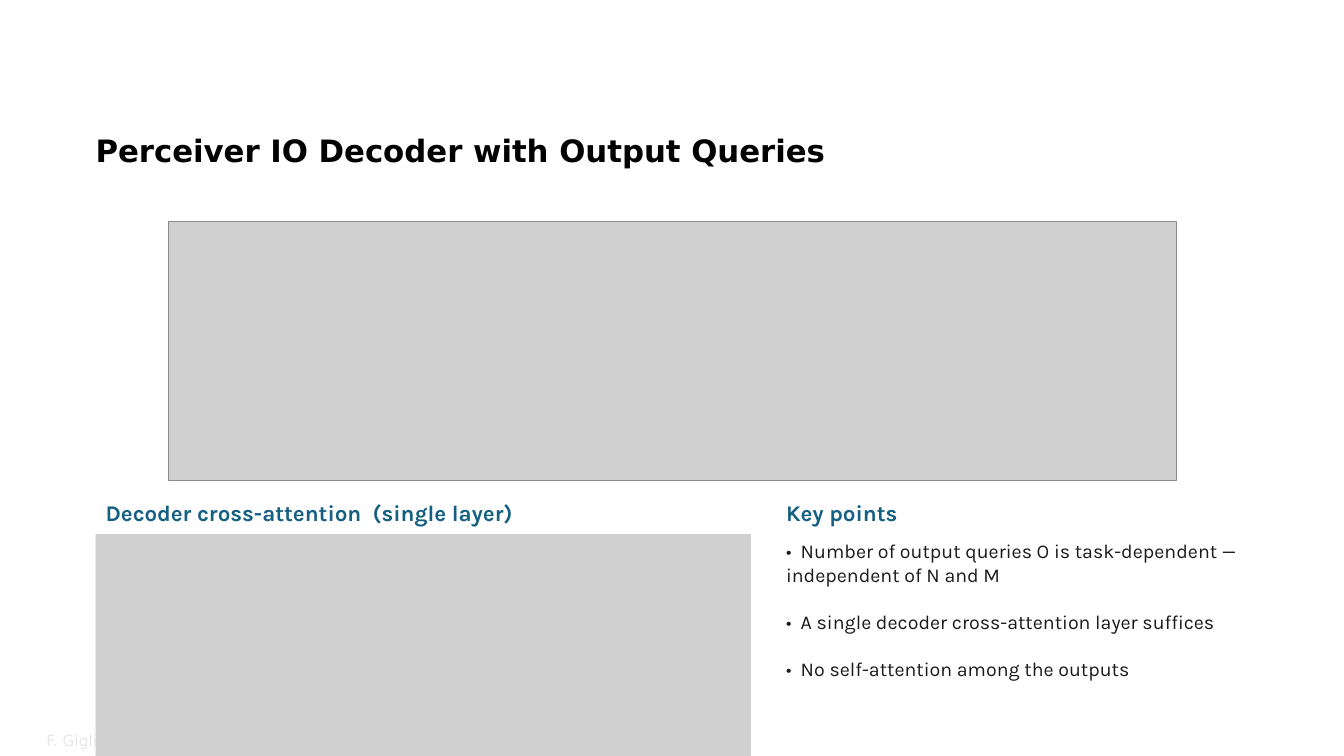
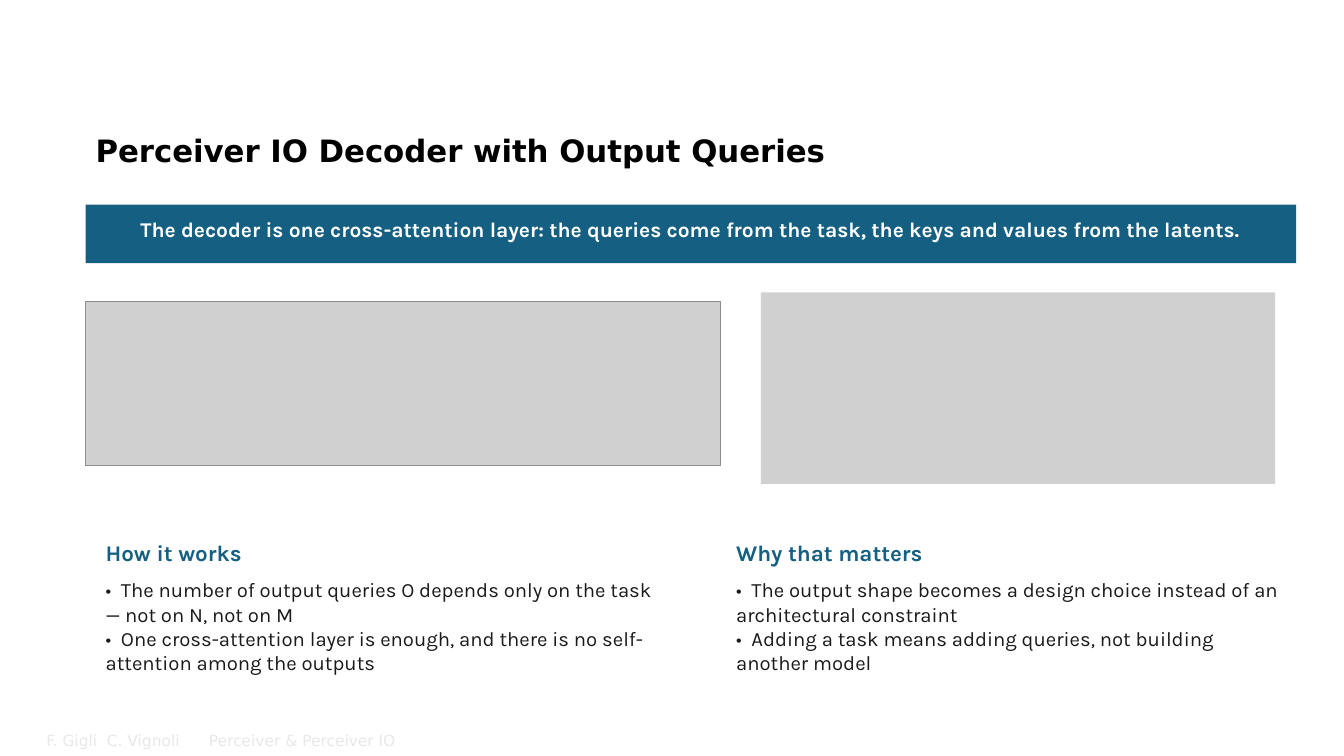
Before and after one commit to FrancescoGigli/Perceiver_project, a slide deck: slide 25 of sito/slide/Perceiver & Perceiver IO.pptx (slide 24 before the commit). Drawn at 1344x756 pixels with LibreOffice and Linux fonts; fonts in the diff are those of the drawing; grey boxes stand for pictures; background and template pictures are left out. Boxes give left, top, right and bottom in pixels: in the first picture for what was removed or moved away, otherwise in the second. Text is boxed around its words. In the diff, an @@ line names an element or a change of style, - is before the commit and + after.

Commit message:
Slide: revisione completa PDF e PPTX allineati
- notazione unica (Q=ZW_Q, un solo d_k), decoder O x D, query MLM O=M
- batch 32-64, niente dropout fra le aggiunte, bullet hardware/improvements veri per il codice
- GLUE ~10 punti sotto il paper, non ~8
- mappe d'attenzione dalla serie v2 (e01 5.84 bit vs e29 9.83 bit), figura riproducibile da _diag/attention_maps_v2.py
- commenti corrotti del .tex ripuliti; script _diag/ e figure delle 42 run tracciati

```diff
--- a/sito/slide/Perceiver & Perceiver IO.pptx
+++ b/sito/slide/Perceiver & Perceiver IO.pptx
@@ rectangle added at (86,205,1297,263), fill #156082 @@
@@ text added at (140,222,1239,243), 15 pt, text #FFFFFF, bold @@
+The decoder is one cross-attention layer: the queries come from the task, the keys and values from the latents.
@@ picture: place and size @@
-picture at (96,534,751,756)
+picture at (761,292,1275,484)
@@ picture: place and size @@
-picture at (168,222,1177,481)
+picture at (86,302,721,466)
@@ text removed at (106,504,513,527) @@
-Decoder cross-attention (single layer)
@@ text removed at (786,505,897,527) @@
-Key points
@@ text added at (106,545,241,562), 16 pt, text #156082, bold @@
+How it works
@@ text added at (736,545,922,567), 16 pt, text #156082, bold @@
+Why that matters
@@ text at (106,583,651,675): text changed; size 14 to 14.5 pt @@
-• Number of output queries O is task-dependent — independent of N and M
-• A single decoder cross-attention layer suffices
-• No self-attention among the outputs
+• The number of output queries O depends only on the task — not on N, not on M
+• One cross-attention layer is enough, and there is no self-attention among the outputs
@@ text added at (736,583,1277,671), 14.5 pt, text #1A1A1A @@
+• The output shape becomes a design choice instead of an architectural constraint
+• Adding a task means adding queries, not building another model
```
Also in this commit, not shown: 19 other slides changed, 12 slides added, 9 slides removed, 20 other files.
